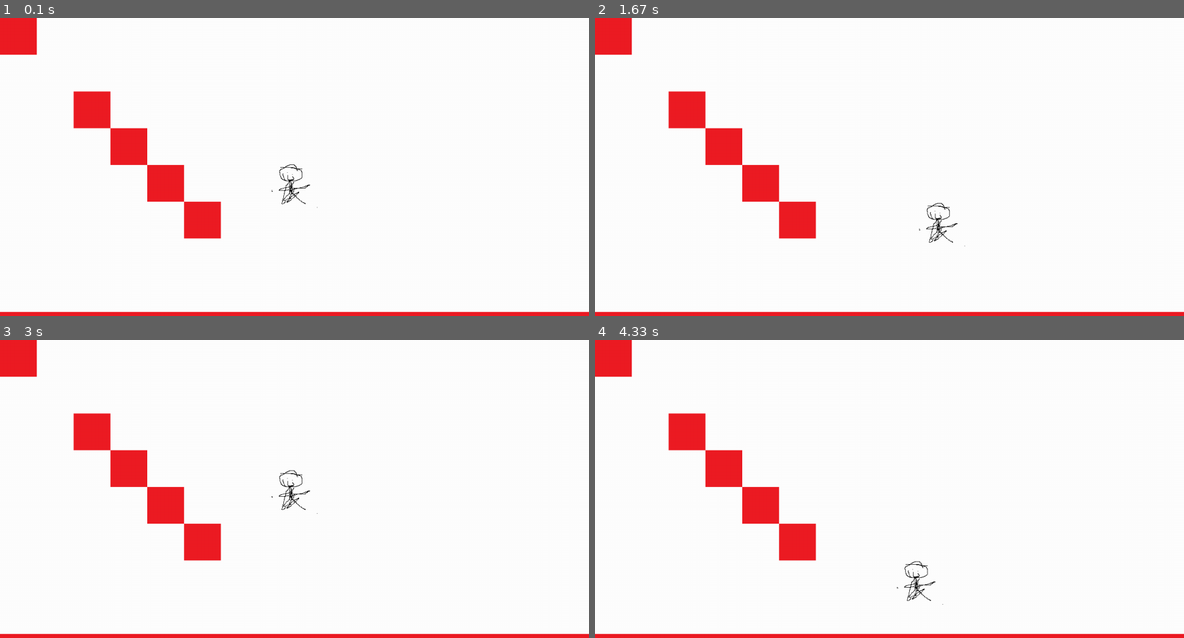
Above: before the commit, frames 1-4 (two rows, left to right).
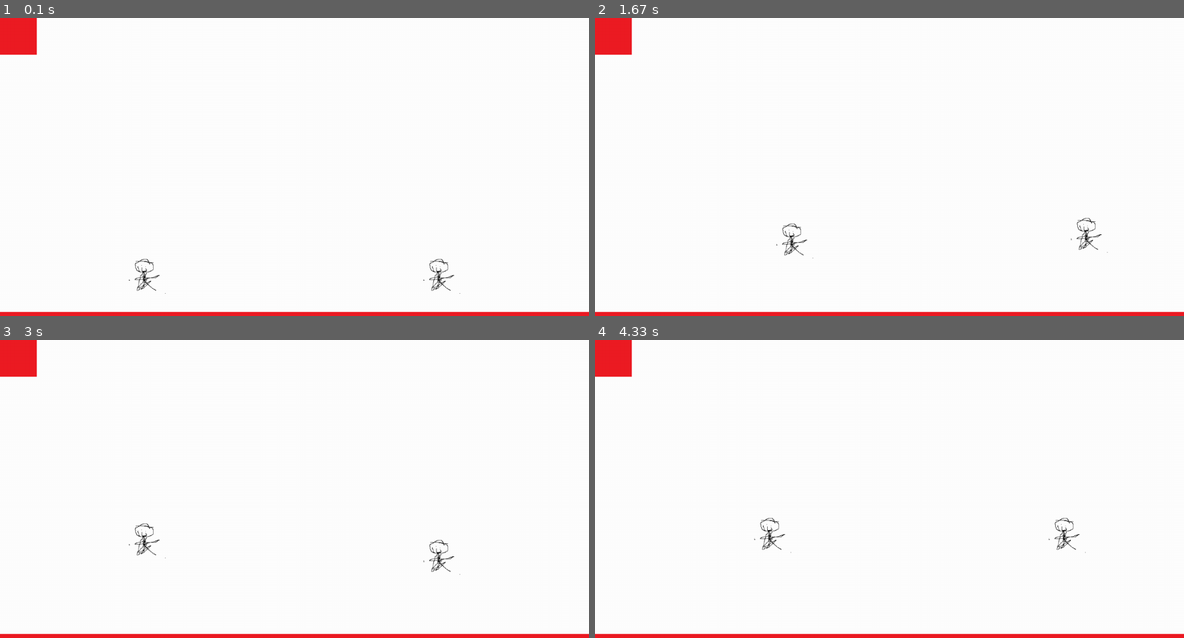
Above: after the commit, the same moments.

Repository: Me07111/Pygame-Platformer
Game: pygame game, started from Code/main.py
Same seed, same stepped clock (60 frames per second), same inputs: the game is played once before the commit and once after it.
Inputs:
- Up to frame 1 (0.1 s): no input
- Up to frame 2 (1.67 s): tap Space at 0.33, 0.73, 1.03, 1.23, 1.57 s; hold Right 0.67-1.13 s; hold D 0.67-1.13 s; hold Up 1.17-1.47 s; hold Right from 1.5 s (still down); hold D from 1.5 s (still down)
- Up to frame 3 (3 s): tap Space at 1.87, 2.07, 2.37, 2.63, 2.93 s; release Right at 1.97 s; release D at 1.97 s; hold Left 2-2.53 s; hold A 2-2.53 s; hold Left 2.57-2.97 s; hold A 2.57-2.97 s
- Up to frame 4 (4.33 s): hold Up 3-3.37 s; tap Space at 3.07, 3.47, 3.77, 4.13 s; hold Right 3.4-4.03 s; hold D 3.4-4.03 s; hold Left from 4.07 s (still down); hold A from 4.07 s (still down)

The runs differ from the first frame. In frame 1, 3.7% of the frame differs, in the area x 12-79%, y 24-93%; in frame 2, 3.6%; in frame 3, 3.7%, in the area x 12-79%, y 24-79%; in frame 4, 3.6%.

Commit message:
made multiplayer(buggy as hell)

Diff:
--- a/Code/config.py
+++ b/Code/config.py
@@ -1,14 +1,34 @@
+import pygame
 map = [
     ["x","o","o","o","o","o","o","o","o","o","o","o","o","o","o","o"],
     ["o","o","o","o","o","o","o","o","o","o","o","o","o","o","o","o"],
-    ["o","o","x","o","o","o","o","o","o","o","o","o","o","o","o","o"],
-    ["o","o","o","x","o","o","o","o","o","o","o","o","o","o","o","o"],
-    ["o","o","o","o","x","o","o","o","o","o","o","o","o","o","o","o"],
-    ["o","o","o","o","o","x","o","o","o","o","o","o","o","o","o","o"],
     ["o","o","o","o","o","o","o","o","o","o","o","o","o","o","o","o"],
-    ["o","o","o","o","o","o","o","P","o","o","o","o","o","o","o","o"],
+    ["o","o","o","o","o","o","o","o","o","o","o","o","o","o","o","o"],
+    ["o","o","o","o","o","o","o","o","o","o","o","o","o","o","o","o"],
+    ["o","o","o","o","o","o","o","o","o","o","o","o","o","o","o","o"],
+    ["o","o","o","o","o","o","o","o","o","o","o","o","o","o","o","o"],
+    ["o","o","o","o","P","o","o","o","o","o","o","o","P","o","o","o"],
     ["x","x","x","x","x","x","x","x","x","x","x","x","x","x","x","x"]
 ]
 
 tileWidth = 80
 tileHeight = 80
+
+player1Mappings = [
+pygame.K_a,
+pygame.K_d,
+pygame.K_SPACE
+]
+
+player2Mappings = [
+pygame.K_LEFT,
+pygame.K_RIGHT,
+pygame.K_UP
+]
+
+mappings = [
+    player1Mappings,
+    player2Mappings
+]
+
+playerSize = pygame.math.Vector2(100,100)
--- a/Code/level.py
+++ b/Code/level.py
@@ -1,73 +1,80 @@
 import pygame
 from player import Character
-from config import map,tileWidth,tileHeight
+from config import map,tileWidth,tileHeight,mappings,playerSize
 from platformBase import PlatformBase
 
 class Level:
-    def __init__(self,screen,width,height,gravity,clock):
+    def __init__(self,screen,width,height,gravity,clock,playercount):
         self.screen = screen
         self.clock = clock
-        self.PlayerGroup = pygame.sprite.GroupSingle()
+        self.PlayerGroup = pygame.sprite.Group()
         self.width = width
         self.height = height
-        self.player1 = Character(pygame.math.Vector2(self.width/2, self.height/2),pygame.Color(255,0,0,255),self.screen,20,50)
         self.gravity = gravity
         self.platforms = pygame.sprite.Group()
-    def setup(self):
-        self.PlayerGroup.add(self.player1)
+        self.playerCount = playercount
+        self.players = []
         self.generatePlatforms()
 
     def update(self,delta,gametime):
         keys = pygame.key.get_pressed()
-        self.horizontalUpdate(delta,keys)
-        self.verticalUpdate(delta,keys,gametime)
+        for player in self.players:
+            self.horizontalUpdate(delta,keys,player)
+            self.verticalUpdate(delta,keys,gametime,player)
         self.PlayerGroup.draw(self.screen)
         self.platforms.draw(self.screen)
 
-    def horizontalUpdate(self,delta,keys):
-        self.player1.direction.x = 0
-        if(keys[pygame.K_a]):
-            self.player1.direction.x = -1
-        if(keys[pygame.K_d]):
-            self.player1.direction.x = 1
-        oldPos = self.player1.rect.center
-        self.player1.rect.centerx += self.player1.direction.x * self.player1.speed * delta
-        collidingPlatforms = pygame.sprite.spritecollide(self.player1,self.platforms,False)
+    def horizontalUpdate(self,delta,keys,player):
+        player.direction.x = 0
+        if(keys[player.leftKey]):
+            player.direction.x = -1
+        if(keys[player.rightKey]):
+            player.direction.x = 1
+        oldPos = player.rect.center
+        player.rect.centerx += player.direction.x * player.speed * delta
+        collidingPlatforms = pygame.sprite.spritecollide(player,self.platforms,False)
         if(len(collidingPlatforms) > 0):
-            self.player1.rect.center = oldPos
-            self.player1.direction.x = 0
-            self.player1.jumpIndex = self.player1.maxJumps
+            player.rect.center = oldPos
+            player.direction.x = 0
+            player.jumpIndex = player.maxJumps
 
 
 
-    def verticalUpdate(self,delta,keys,gameTime):
-        if(keys[pygame.K_SPACE]):
-            if(self.player1.jumpIndex > 0 and abs(gameTime-self.player1.lastJumpTime) > self.player1.jumpDelay):
-                self.player1.direction.y = 0
-                self.player1.direction.y -= self.player1.jumpSpeed
-                self.player1.jumpIndex -= 1
-                self.player1.lastJumpTime = gameTime
+    def verticalUpdate(self,delta,keys,gameTime,player):
+        if(keys[player.jumpKey]):
+            if(player.jumpIndex > 0 and abs(gameTime-player.lastJumpTime) > player.jumpDelay):
+                player.direction.y = 0
+                player.direction.y -= player.jumpSpeed
+                player.jumpIndex -= 1
+                player.lastJumpTime = gameTime
 
-        self.player1.direction.y += (self.player1.direction.y + self.gravity) * delta
-        oldPos = self.player1.rect.center
-        self.player1.rect.centery += self.player1.direction.y
-        collidingPlatforms = pygame.sprite.spritecollide(self.player1,self.platforms,False)
-        if(len(collidingPlatforms) > 0):
-            self.player1.rect.center = oldPos
-            self.player1.direction.y = 0
-            self.player1.jumpIndex = self.player1.maxJumps
+            player.direction.y += (player.direction.y + self.gravity) * delta
+            oldPos = player.rect.center
+            player.rect.centery += player.direction.y
+            collidingPlatforms = pygame.sprite.spritecollide(player,self.platforms,False)
+            if(len(collidingPlatforms) > 0):
+                player.rect.center = oldPos
+                player.direction.y = 0
+                player.jumpIndex = player.maxJumps
 
     def generatePlatforms(self):
+        playerAmount = 0
         cellHeight = self.height/len(map)
         cellWidth = self.width/len(map[0])
         for i in range(len(map)):
             row = map[i]
             for j in range(len(row)):
                 cell = row[j]
+                pos = pygame.math.Vector2(j*tileWidth,i*tileHeight)
                 if(cell == "o"):
                     continue
                 elif(cell == "x"):
-                    pos = pygame.math.Vector2(j*tileWidth,i*tileHeight)
-                    print(pos)
                     platform = PlatformBase(pos,cellWidth,cellHeight,pygame.color.Color(255,255,255,255),self.screen)
                     self.platforms.add(platform)
+                elif(cell == "P"):
+                    if(playerAmount + 1 <= self.playerCount):
+                        PlayerPos = pygame.math.Vector2(pos.x + 40,pos.y + 40)
+                        player = Character(pos,self.screen,mappings[playerAmount])
+                        self.players.append(player)
+                        self.PlayerGroup.add(player)
+                        playerAmount += 1
--- a/Code/main.py
+++ b/Code/main.py
@@ -12,8 +12,7 @@
 
 # Run until the user asks to quit
 
-currentLevel = Level(screen,width,height,12,clock)
-currentLevel.setup()
+currentLevel = Level(screen,width,height,12,clock,2)
 running = True
 while running:
 
@@ -26,7 +25,6 @@
     # Fill the background with white
     delta = clock.tick(60) / 1000
     gameTime += delta
-    print(gameTime)
     currentLevel.update(delta,gameTime)
     # Flip the display
     pygame.display.flip()
--- a/Code/player.py
+++ b/Code/player.py
@@ -1,8 +1,7 @@
 import pygame
 class Character(pygame.sprite.Sprite):
-    def __init__(self,InPos,color,surface,width,height):
+    def __init__(self,InPos,surface,keys):
         super().__init__()
-        self.pos = InPos
         self.direction = pygame.math.Vector2(0,0)
         self.jumpSpeed = 6
         self.jumpIndex = 1
@@ -10,9 +9,11 @@
         self.jumpDelay = 0.35
         self.lastJumpTime = -self.jumpDelay
         self.speed = 200
-        self.color = color
         self.surface = surface
         self.image = pygame.image.load("Graphics\Character.png")
         self.rect = self.image.get_rect()
-        self.rect.center = self.pos
+        self.rect.center = InPos
         print(self.rect)
+        self.leftKey = keys[0]
+        self.rightKey = keys[1]
+        self.jumpKey = keys[2]
Binary file changed: Graphics/Character.png
